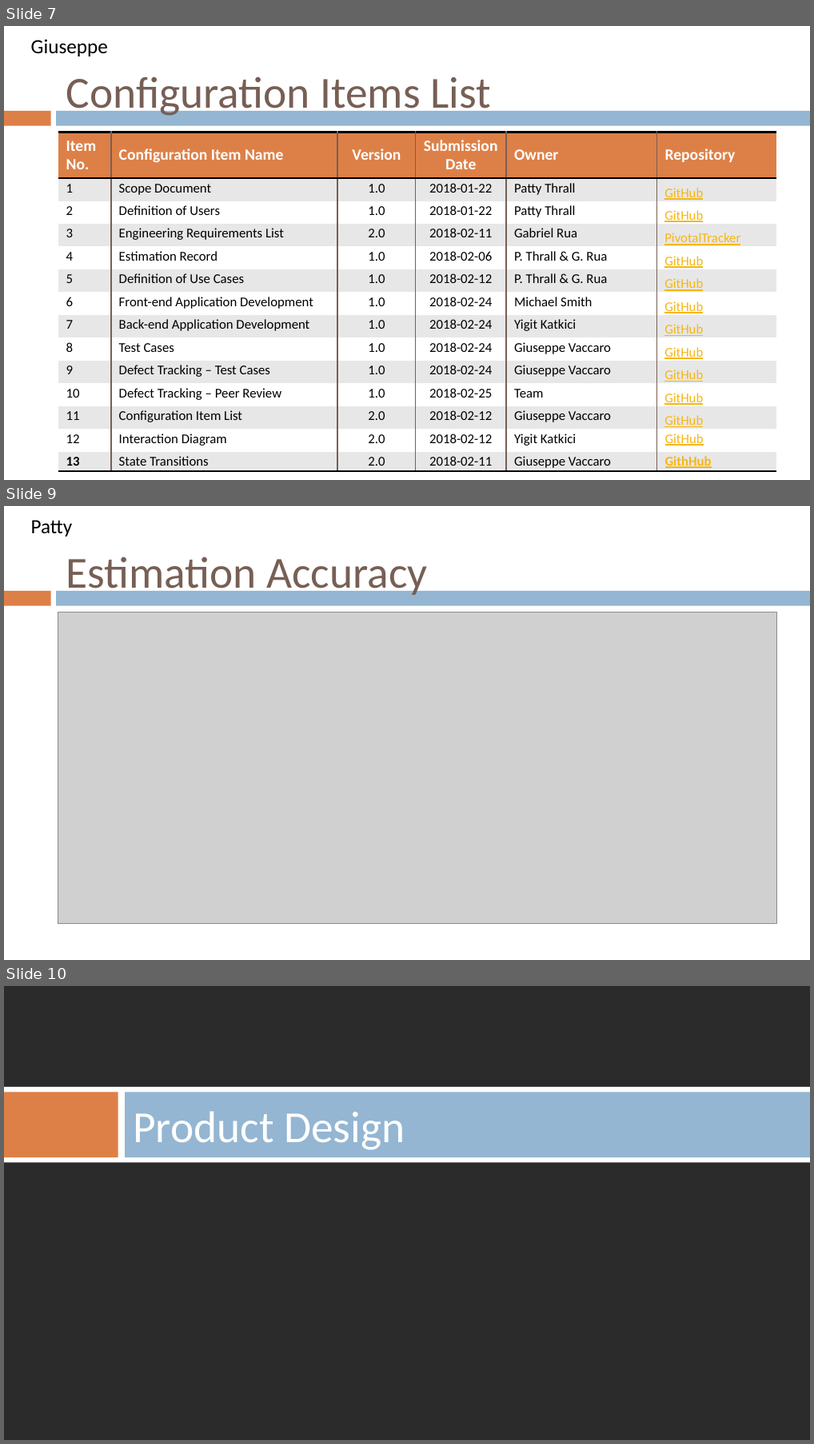
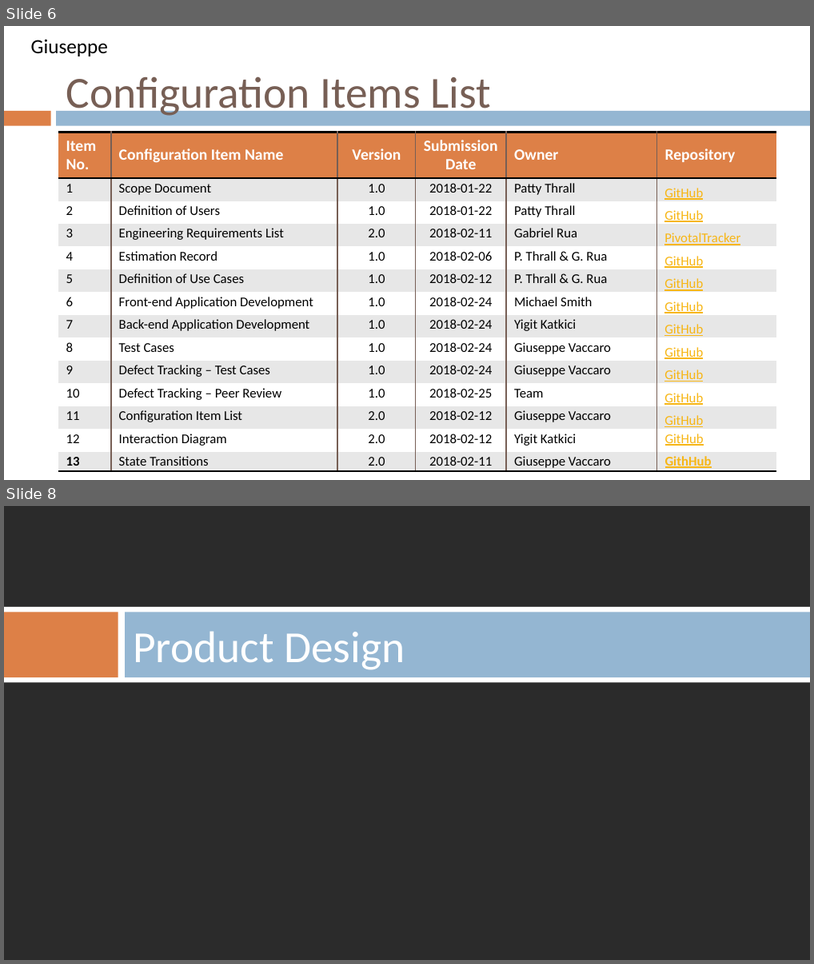
Before and after one commit to gvaccaro21/CS633---Term-Project, a slide deck: Final Presenation/CS_633_Zac3_term_project_report_FINAL_draft.pptx. Shown one above the other, each under a label of ours: slides 7, 9 and 10 before the commit, slides 6 and 8 after it; the slides between them are not shown. The pictures are 814x1444 and 814x964 pixels, drawn with LibreOffice and Linux fonts; fonts in the diff are those of the drawing; grey boxes stand for pictures; background and template pictures are left out; a plain dark background stands for a picture behind light text. Boxes give left, top, right and bottom in pixels: in the first picture for what was removed or moved away, otherwise in the second. Text is boxed around its words. In the diff, an @@ line names an element or a change of style, - is before the commit and + after.

```diff
--- a/Final Presenation/CS_633_Zac3_term_project_report_FINAL_draft.pptx
+++ b/Final Presenation/CS_633_Zac3_term_project_report_FINAL_draft.pptx
@@ slide 9 removed at <box>4,506,810,960</box>, background #FFFFFF; not listed: 2 template elements that a slide beside it also shows @@
@@ text removed at <box>31,520,73,536</box> @@
-Patty
@@ title removed at <box>66,556,427,599</box> @@
-Estimation Accuracy
@@ picture removed at <box>58,612,778,923</box> @@
@@ what was slide 7 is now slide 6 @@
@@ what was slide 10 is now slide 8 @@
```
Also in this commit, not shown: 2 slides changed, 1 other slide removed.
